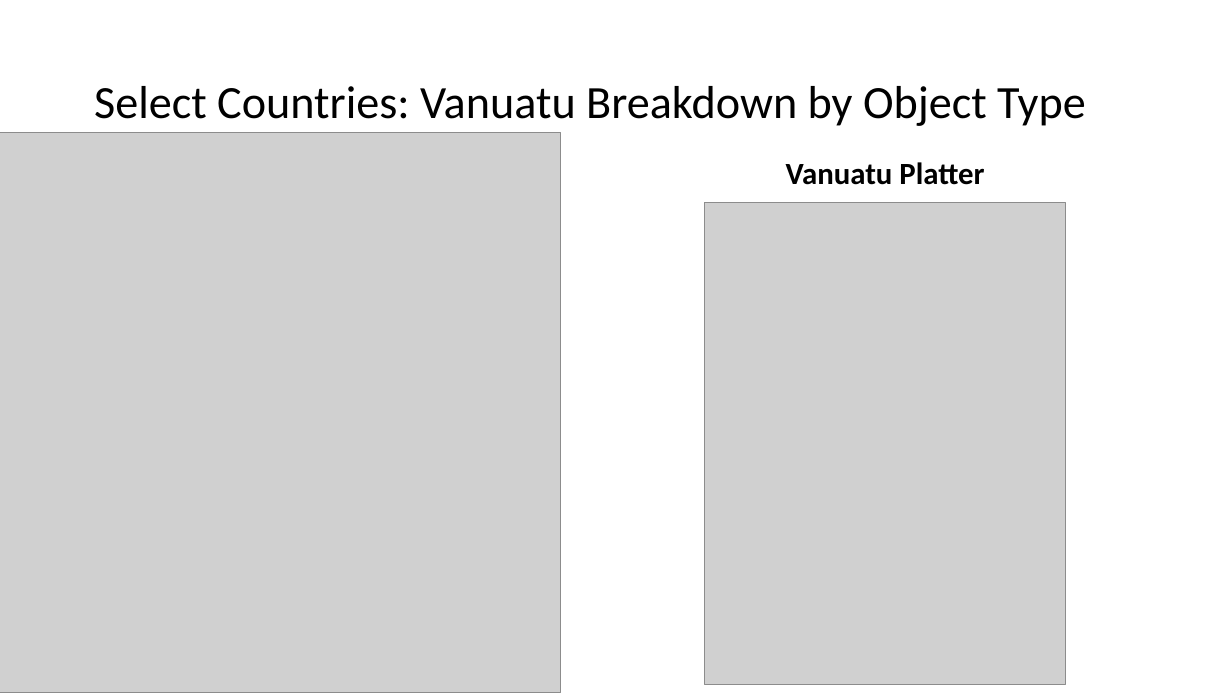
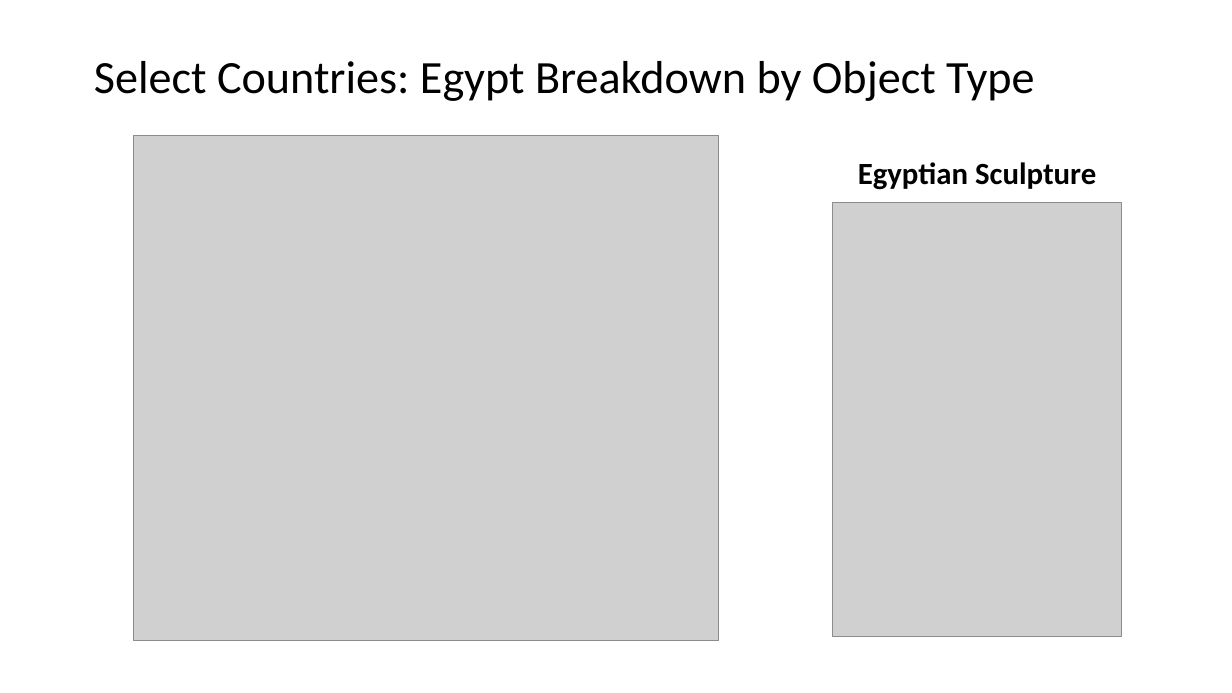
Before and after one commit to MtSopris/ProjectMet2, a slide deck: slide 9 of Analysis of th MET.pptx. Drawn at 1232x693 pixels with LibreOffice and Linux fonts; fonts in the diff are those of the drawing; grey boxes stand for pictures. Boxes give left, top, right and bottom in pixels: in the first picture for what was removed or moved away, otherwise in the second. Text is boxed around its words. In the diff, an @@ line names an element or a change of style, - is before the commit and + after.

```diff
--- a/Analysis of th MET.pptx
+++ b/Analysis of th MET.pptx
@@ title at (x1=94, y1=61, x2=1035, y2=101): text changed @@
-Select Countries: Vanuatu Breakdown by Object Type
+Select Countries: Egypt Breakdown by Object Type
@@ picture resized from (x1=0, y1=132, x2=561, y2=693) to (x1=133, y1=135, x2=718, y2=640) @@
@@ text at (x1=858, y1=162, x2=1096, y2=190): text changed @@
-Vanuatu Platter
+Egyptian Sculpture
@@ picture resized from (x1=705, y1=203, x2=1067, y2=685) to (x1=833, y1=203, x2=1122, y2=637) @@
```
Also in this commit, not shown: 7 other slides changed, 2 slides added, 3 slides removed, 9 other files.
